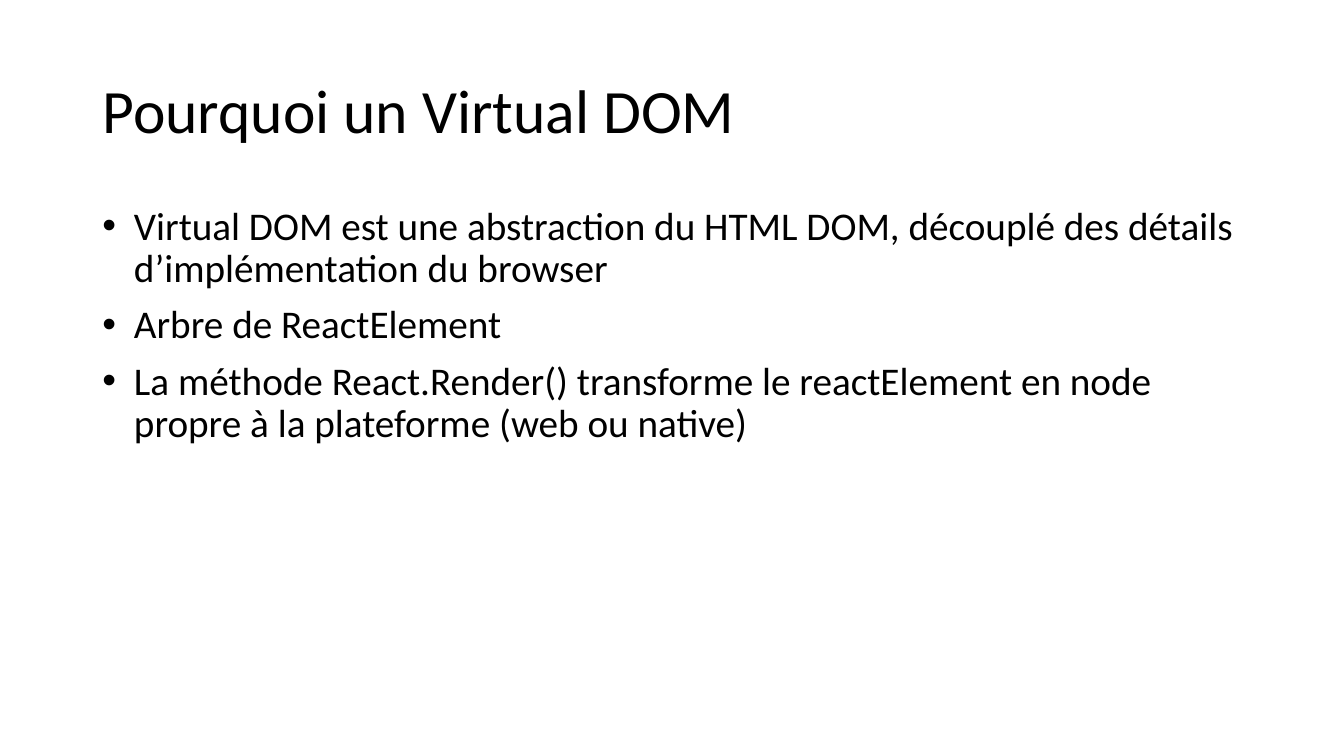
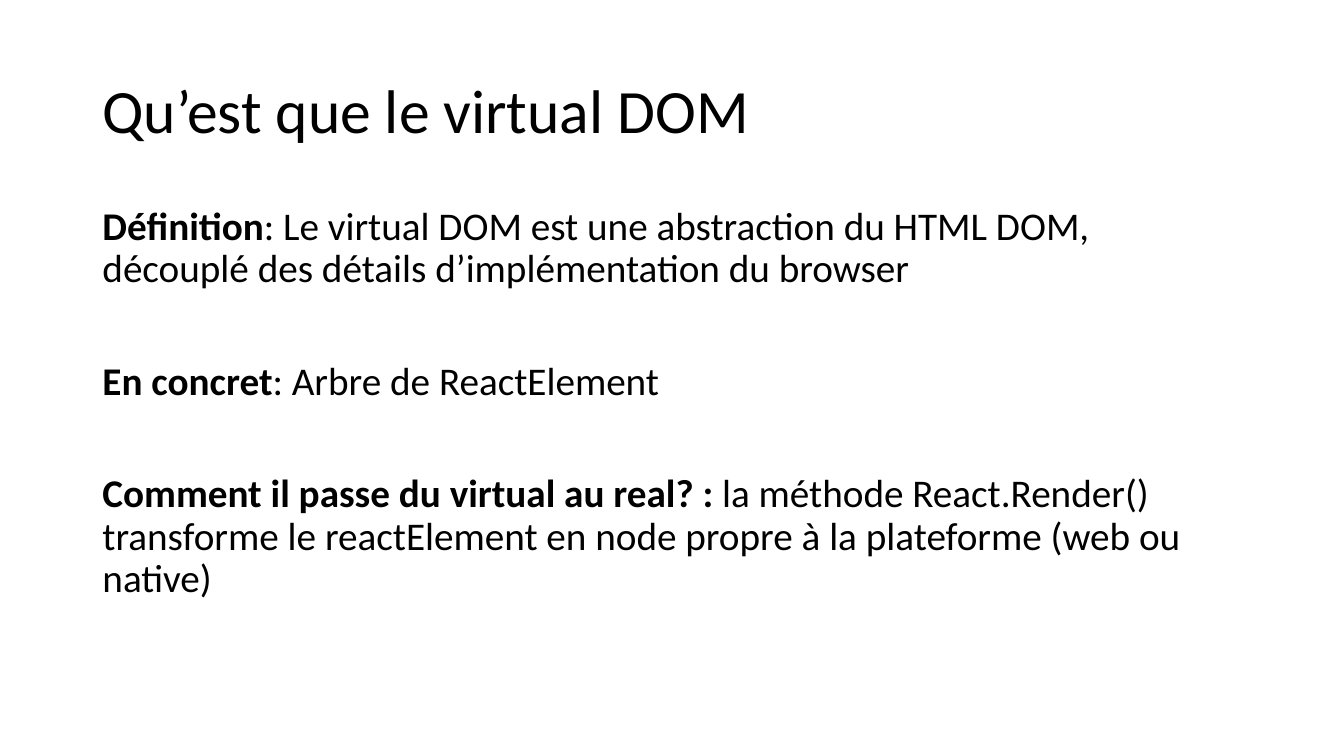
Before and after one commit to samuelgaudreau/formation-front-end-3, a slide deck: slide 14 of part-2/React-Perfo.pptx (slide 8 before the commit). Drawn at 1344x756 pixels with LibreOffice and Linux fonts; fonts in the diff are those of the drawing. Boxes give left, top, right and bottom in pixels: in the first picture for what was removed or moved away, otherwise in the second. Text is boxed around its words. In the diff, an @@ line names an element or a change of style, - is before the commit and + after.

```diff
--- a/part-2/React-Perfo.pptx
+++ b/part-2/React-Perfo.pptx
@@ title at (x1=102, y1=90, x2=748, y2=143): text changed @@
-Pourquoi un Virtual DOM
+Qu’est que le virtual DOM
@@ text at (x1=102, y1=212, x2=1180, y2=598): text changed @@
-• Virtual DOM est une abstraction du HTML DOM, découplé des détails d’implémentation du browser
-• Arbre de ReactElement
-• La méthode React.Render() transforme le reactElement en node propre à la plateforme (web ou native)
+Définition: Le virtual DOM est une abstraction du HTML DOM, découplé des détails d’implémentation du browser
+En concret: Arbre de ReactElement
+Comment il passe du virtual au real? : la méthode React.Render() transforme le reactElement en node propre à la plateforme (web ou native)
```
Also in this commit, not shown: 10 other slides changed, 13 slides added, 1 slide removed, 10 other files.
